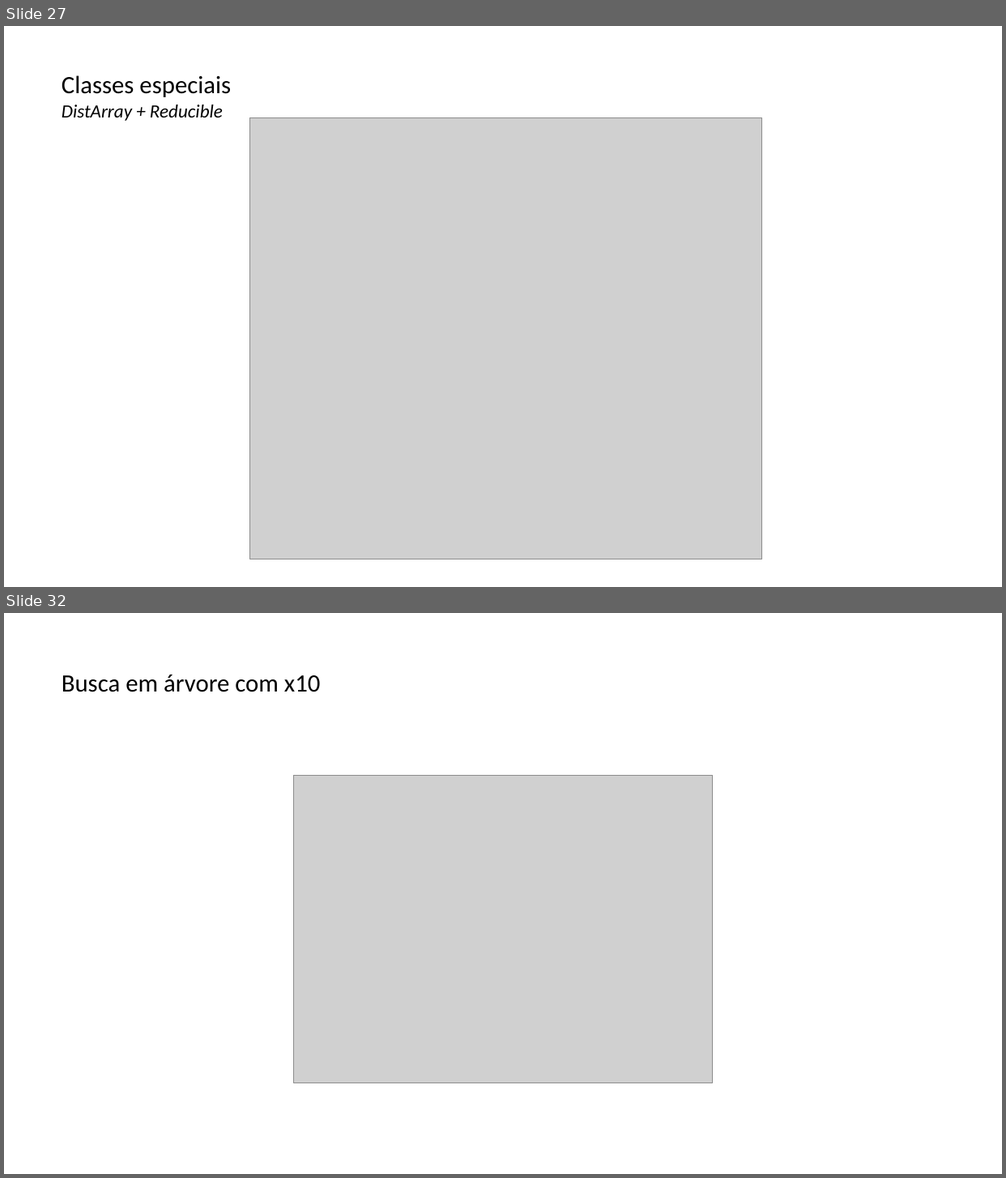
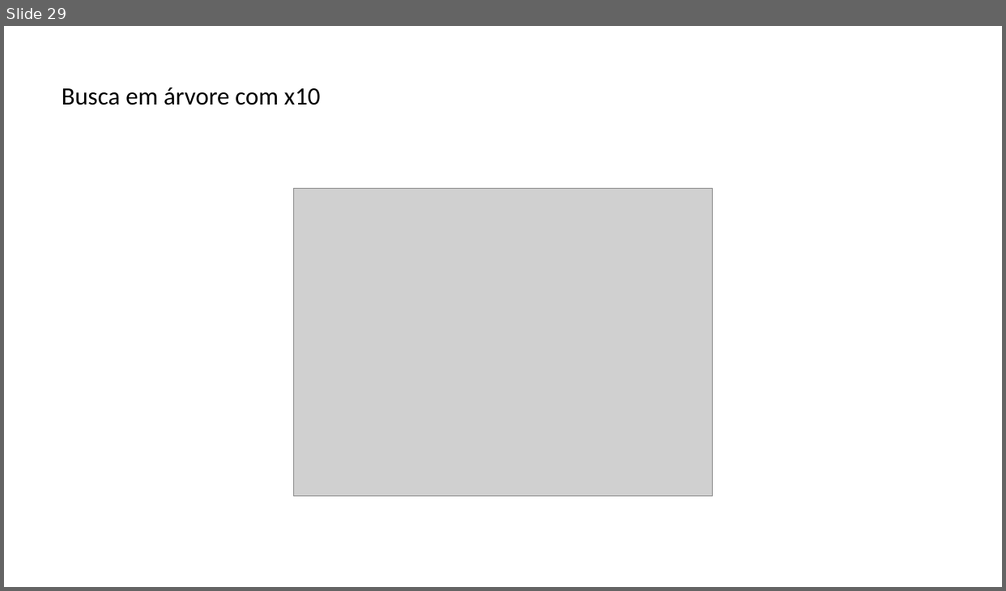
Before and after one commit to lquatrin/inf2591, a slide deck: x10.pptx. Shown one above the other, each under a label of ours: slides 27 and 32 before the commit, slide 29 after it; the slides between them are not shown. The pictures are 1006x1178 and 1006x591 pixels, drawn with LibreOffice and Linux fonts; fonts in the diff are those of the drawing; grey boxes stand for pictures. Boxes give left, top, right and bottom in pixels: in the first picture for what was removed or moved away, otherwise in the second. Text is boxed around its words. In the diff, an @@ line names an element or a change of style, - is before the commit and + after.

```diff
--- a/x10.pptx
+++ b/x10.pptx
@@ slide 27 removed at bbox=[4, 26, 1002, 587], background #FFFFFF @@
@@ title removed at bbox=[62, 75, 231, 121] @@
-  Classes especiais
-  DistArray + Reducible
@@ picture removed at bbox=[250, 118, 761, 560] @@
@@ what was slide 32 is now slide 29 @@
```
Also in this commit, not shown: 7 slides changed, 1 slide added, 2 other slides removed.
